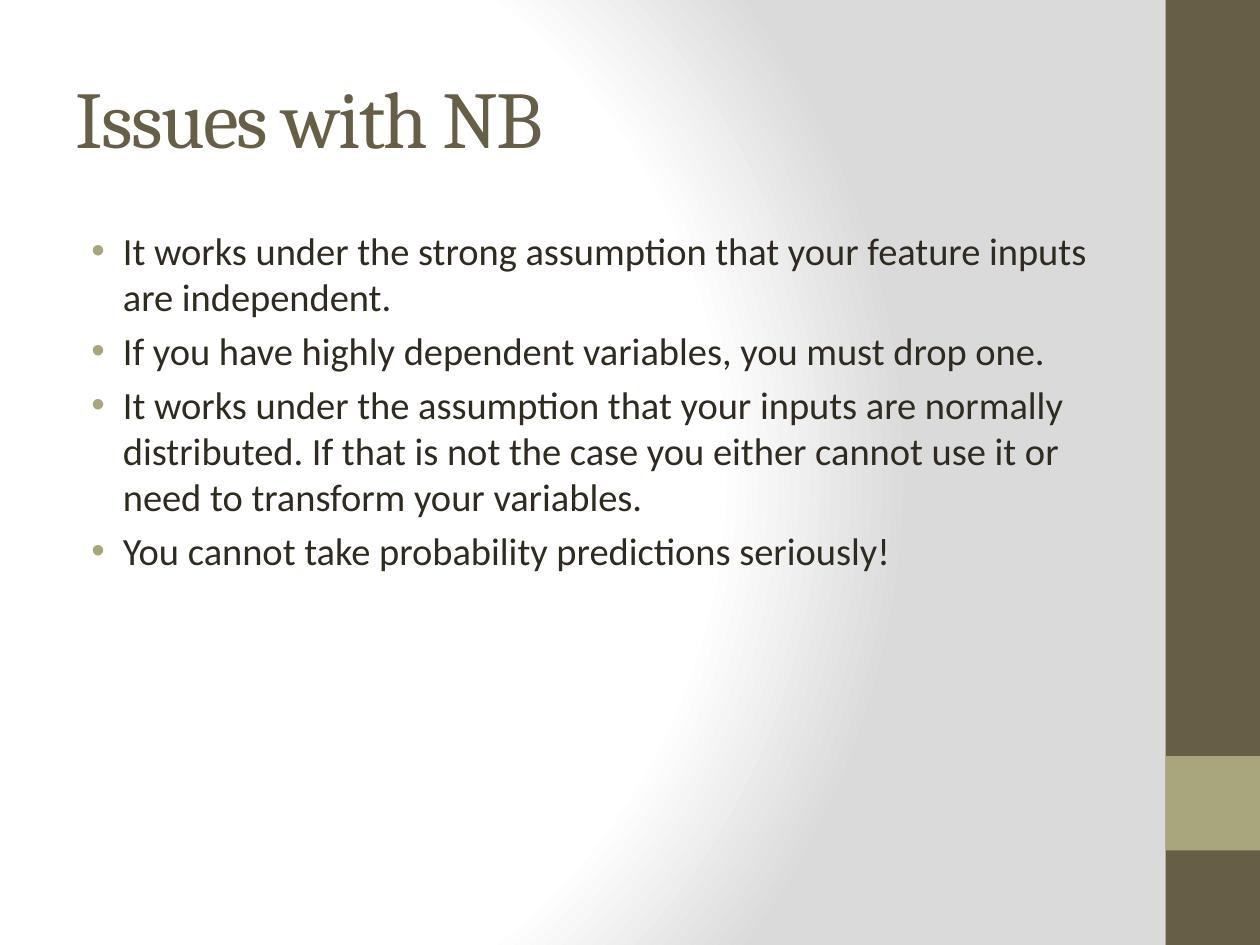
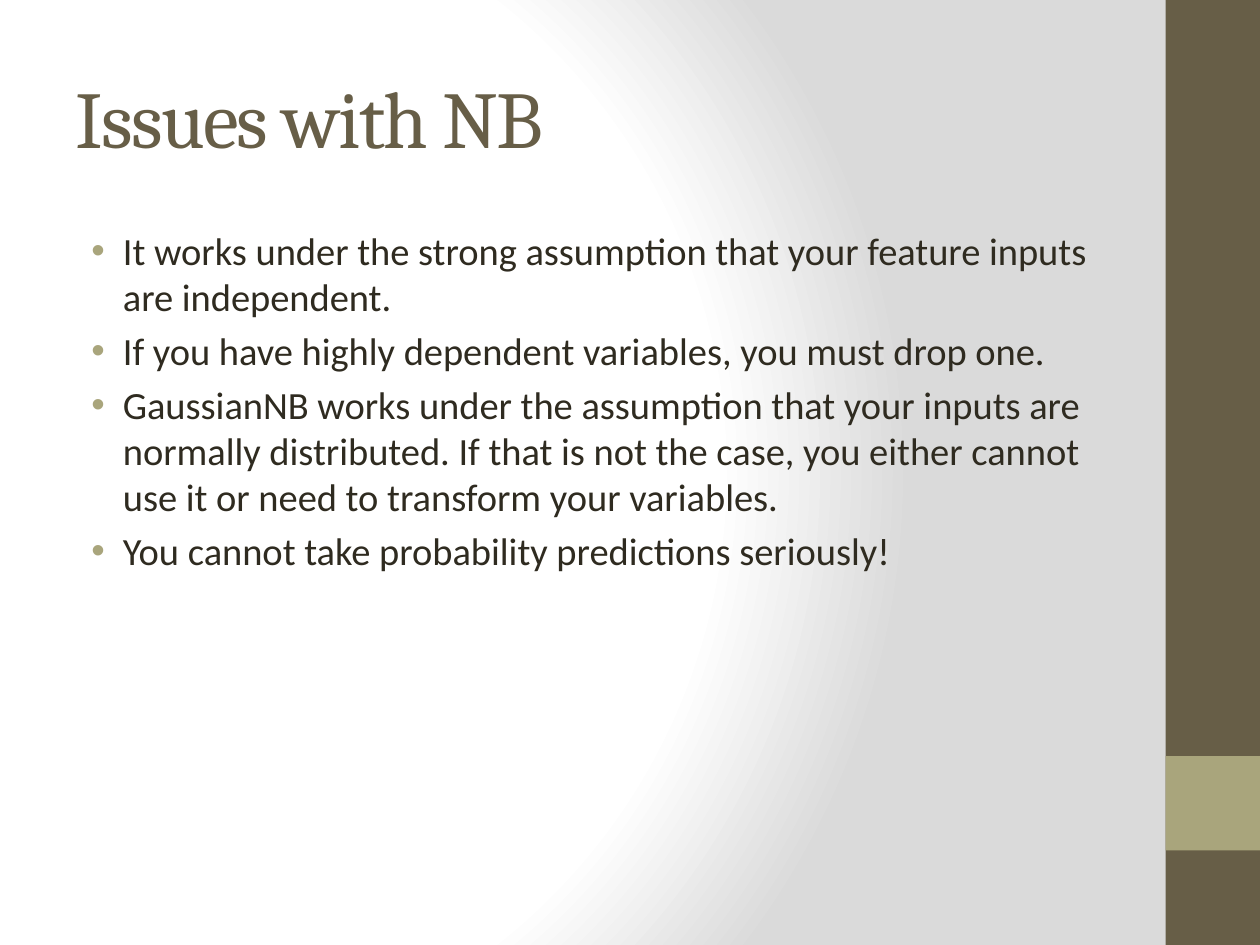
Before and after one commit to readywater/SF-DAT-20, a slide deck: slide 14 of Lecture Notes-Slides/Lecture 17.pptx. Drawn at 1260x945 pixels with LibreOffice and Linux fonts; fonts in the diff are those of the drawing. Boxes give left, top, right and bottom in pixels: in the first picture for what was removed or moved away, otherwise in the second. Text is boxed around its words. In the diff, an @@ line names an element or a change of style, - is before the commit and + after.

```diff
--- a/Lecture Notes-Slides/Lecture 17.pptx
+++ b/Lecture Notes-Slides/Lecture 17.pptx
@@ text at [123, 392, 1079, 518]: text changed @@
-• It works under the assumption that your inputs are normally distributed. If that is not the case you either cannot use it or need to transform your variables.
+• GaussianNB works under the assumption that your inputs are normally distributed. If that is not the case, you either cannot use it or need to transform your variables.
```
Also in this commit, not shown: 5 other slides changed.
